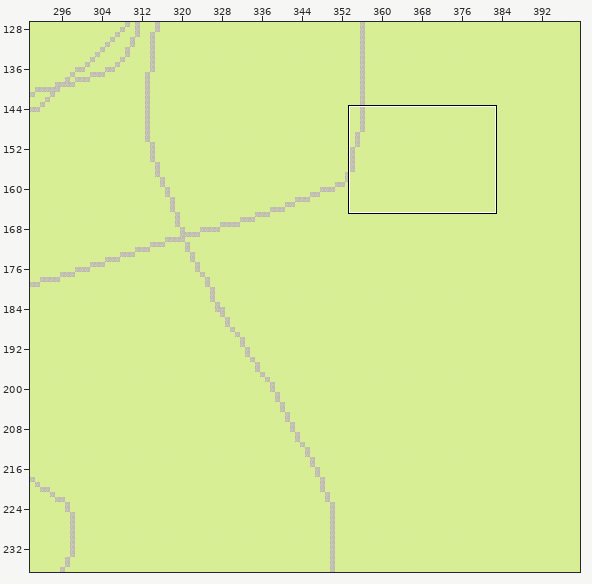
Tiled map: assets/tilemaps/mmorpg.tmx. Above, an overview of the earlier version with the close-up marked.
Close-up. Before:
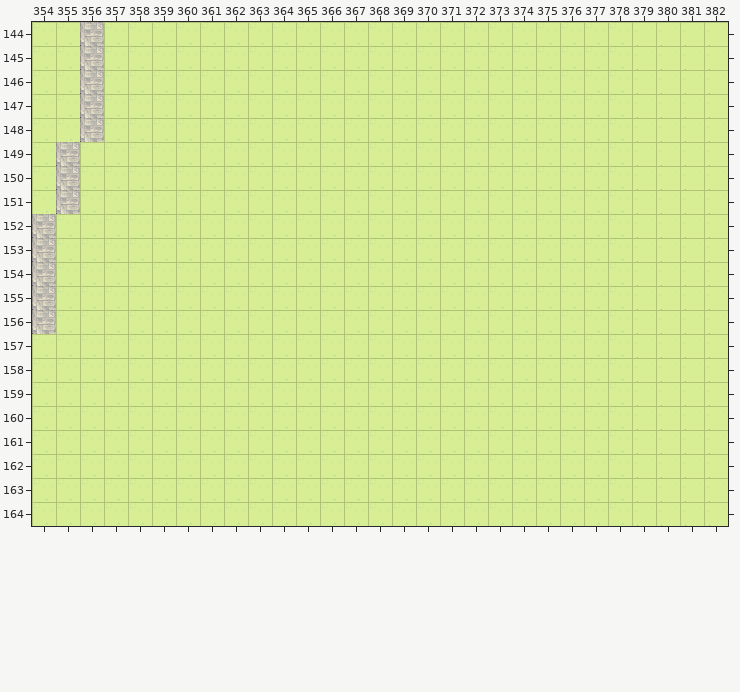
Cells are 32x32 px. Shown: x 354..382, y 144..164. The commit also changed other parts of the map, which this record leaves out. The old version is drawn lined up with the new one.
After the commit:
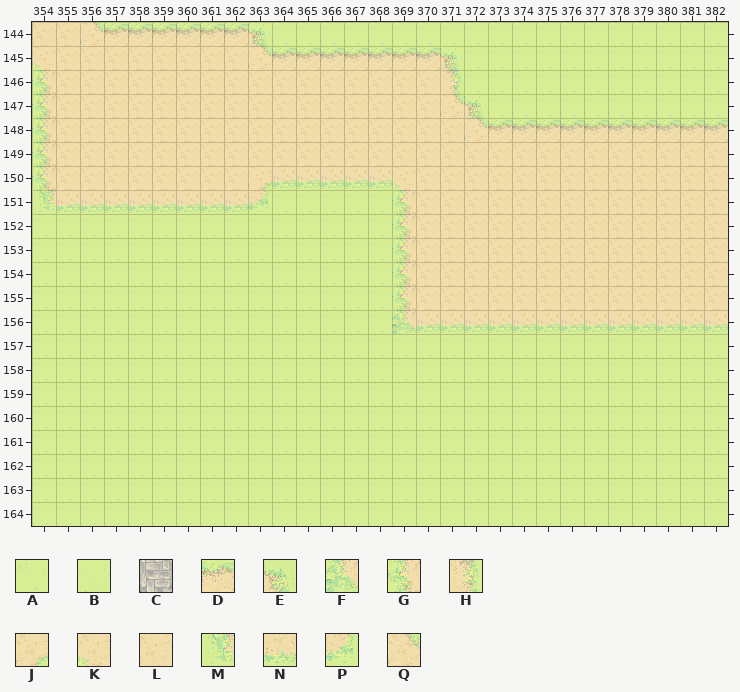
Key: from "tileset": A 43, B 64, C 67, D 91, E 92, F 93, G 111, H 113, J 114, K 115, L 128, M 132, N 133, P 134, Q 135.
_ is an empty cell.
Difference:
map size 560x350 -> 400x300 cells (old content now starts at -60,-7; both pictures use the new coordinates)
Layer "ground":
y 144: x 354..363 AACAAAAAAA -> LLQDDDDDDE
y 145: x 354..371 AACAAAAAAAAAAAAAAA -> KLLLLLLLLQDDDDDDDE
y 146: x 354..371 AACAAAAAAAAAAAAAAA -> GLLLLLLLLLLLLLLLLH
y 147: x 354..372 AACAAAAAAAAAAAAAAAA -> GLLLLLLLLLLLLLLLLQE
y 148: x 354..382 AACAAAAAAAAAAAAAAAAAAAAAABBBB -> GLLLLLLLLLLLLLLLLLQDDDDDDDDDD
y 149: x 354..382 ACAAAAAAAAAAAAAAAAAAAAAAABBBB -> GLLLLLLLLLLLLLLLLLLLLLLLLLLLL
y 150: x 354..382 ACAAAAAAAAAAAAAAAAAAAAAAABBBB -> GLLLLLLLLJNNNNNKLLLLLLLLLLLLL
y 151: x 354..363 ACAAAAAAAA -> MNNNNNNNNP; x 369..382 AAAAAAAAAABBBB -> GLLLLLLLLLLLLL
y 152..155: x 354 C -> A; x 369..382 AAAAAAAAAABBBB -> GLLLLLLLLLLLLL
y 156: x 354 C -> A; x 369..382 AAAAAAAAAABBBB -> FNNNNNNNNNNNNN
